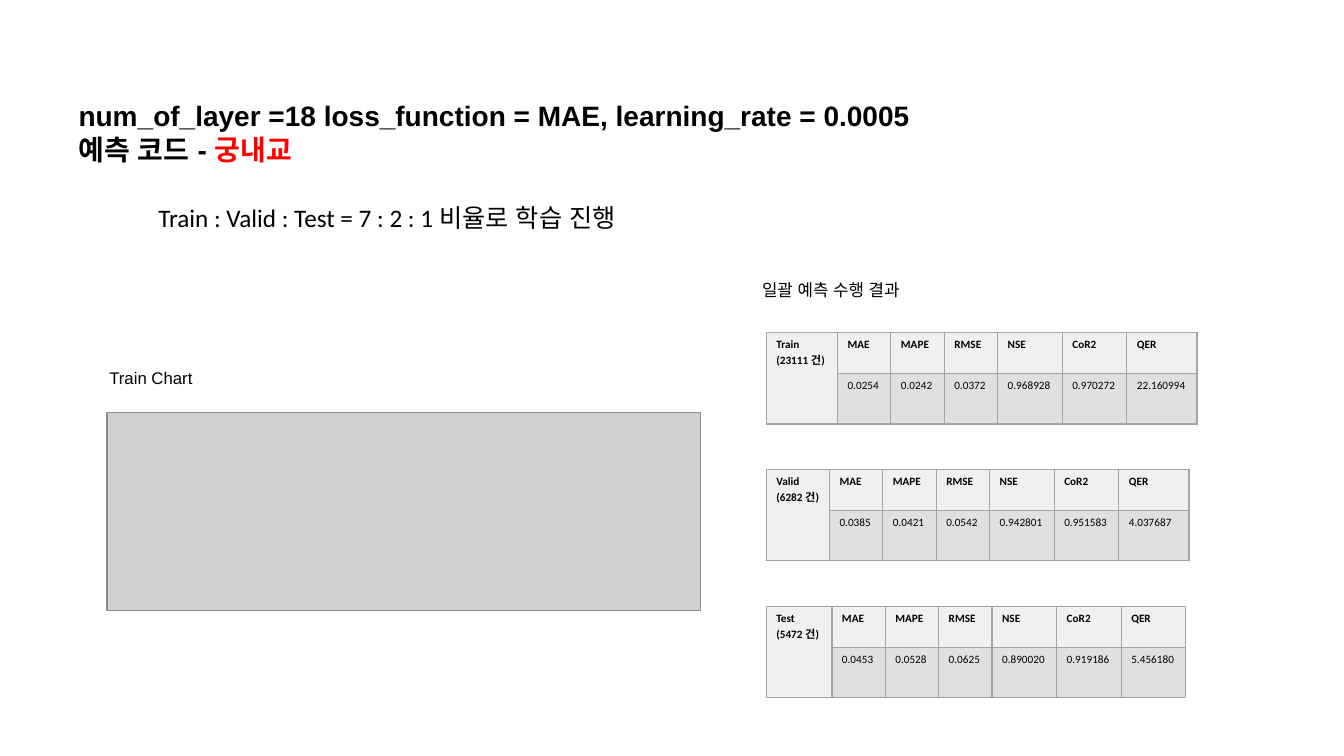
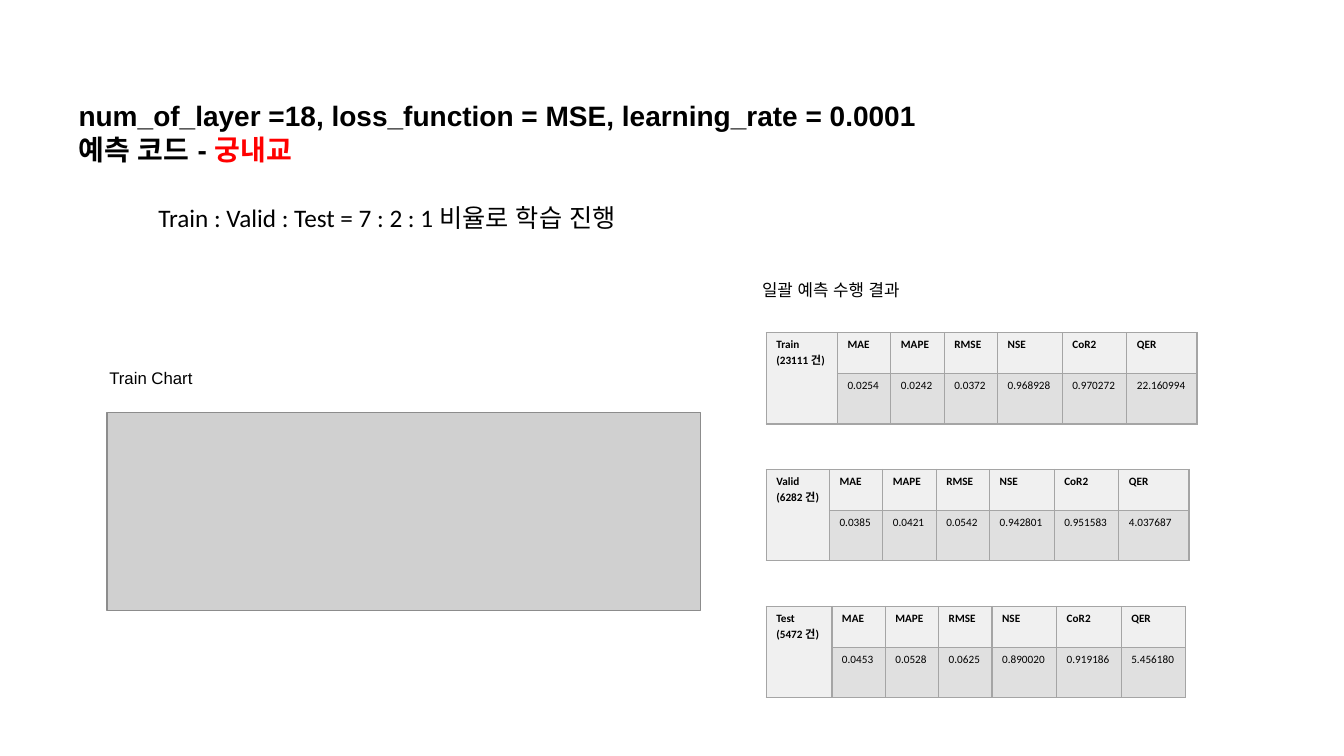
Before and after one commit to JEONGMIN0000/TrainDataCreater_LSTM, a slide deck: slide 4 of ParallelLSTM/result/성능개선 3 결과.pptx. Drawn at 1344x756 pixels with LibreOffice and Linux fonts; fonts in the diff are those of the drawing; grey boxes stand for pictures. Boxes give left, top, right and bottom in pixels: in the first picture for what was removed or moved away, otherwise in the second. Text is boxed around its words. In the diff, an @@ line names an element or a change of style, - is before the commit and + after.

```diff
--- a/ParallelLSTM/result/성능개선 3 결과.pptx
+++ b/ParallelLSTM/result/성능개선 3 결과.pptx
@@ text at (x1=79, y1=105, x2=916, y2=131): text changed @@
-num_of_layer =18 loss_function = MAE, learning_rate = 0.0005
+num_of_layer =18, loss_function = MSE, learning_rate = 0.0001
```
Also in this commit, not shown: 1 other slide changed, 5 other files.
